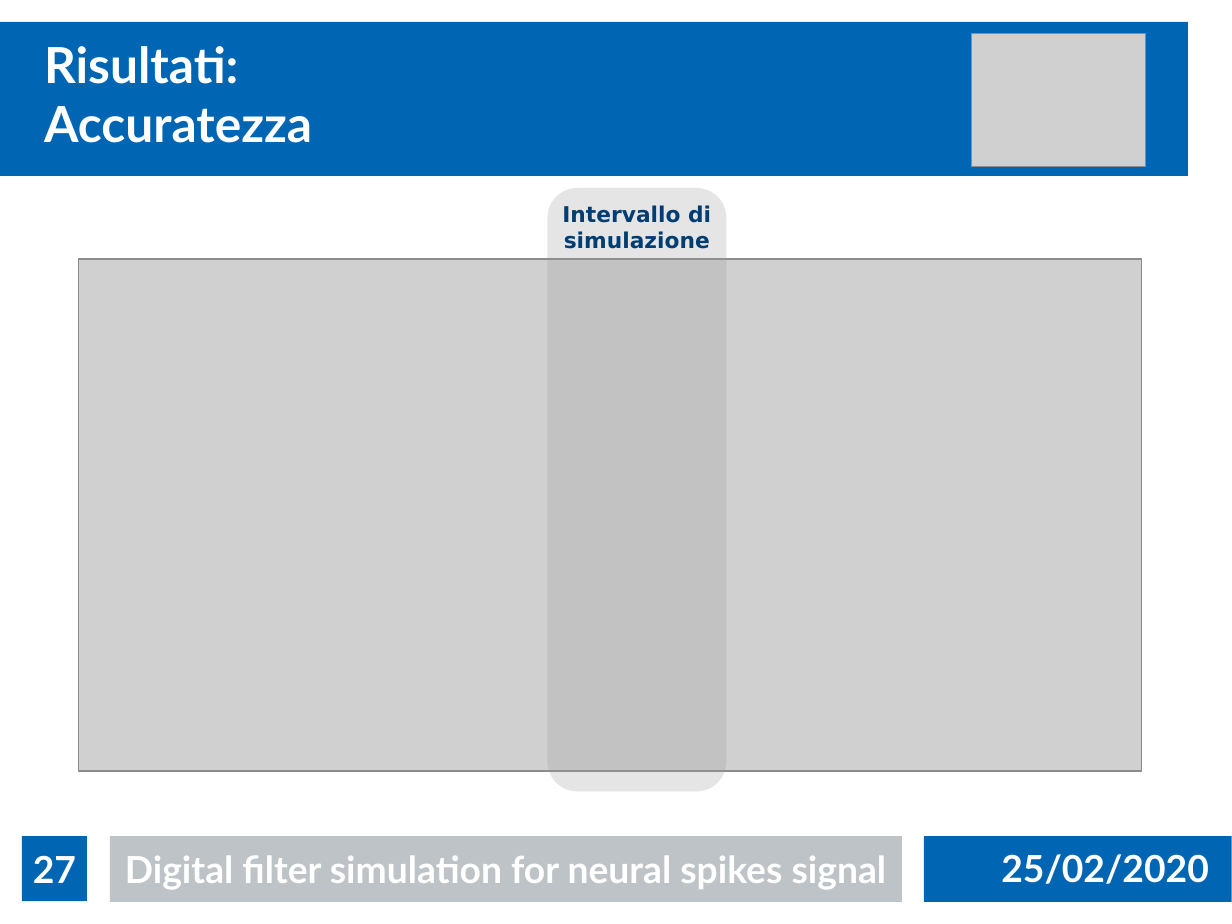
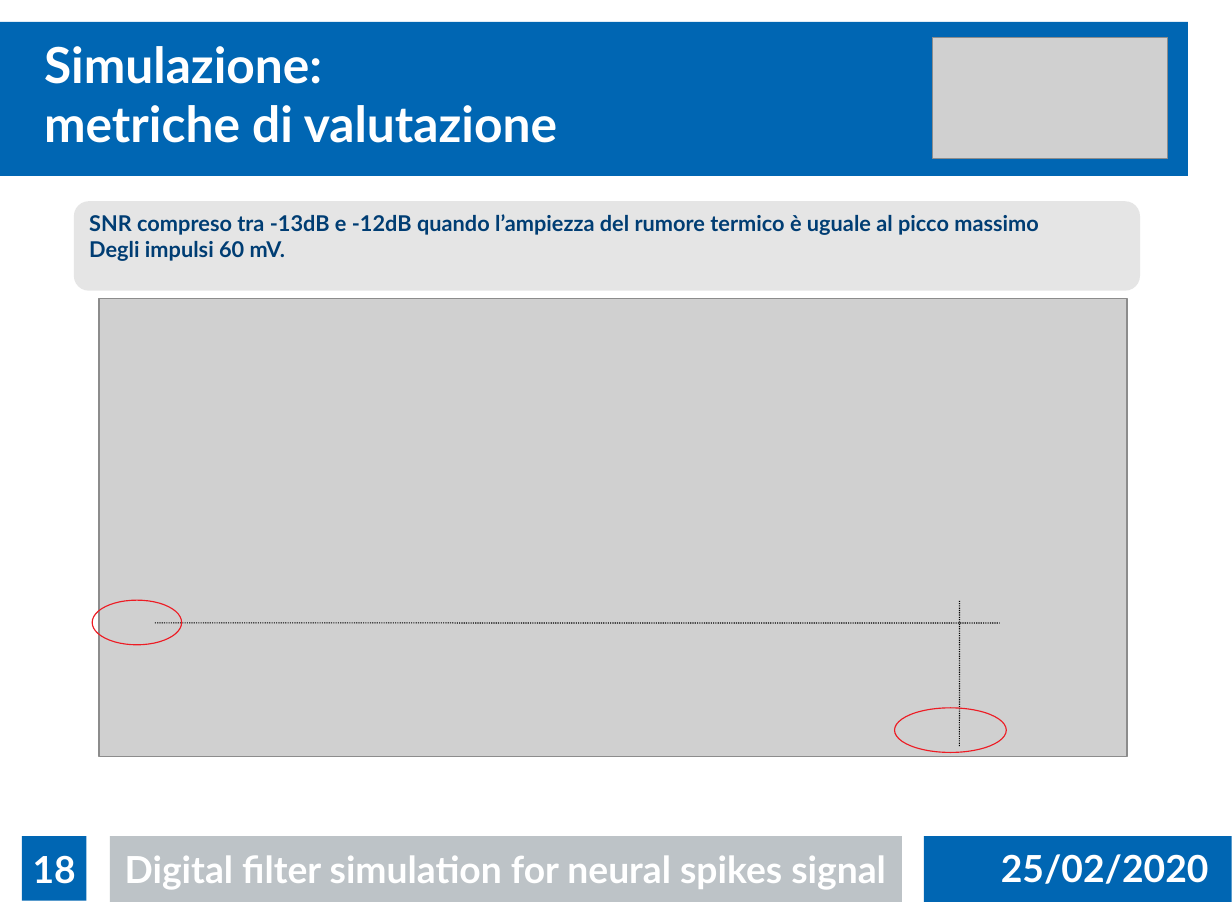
Before and after one commit to AlfreG/neuralSpikes, a slide deck: slide 18 of poc/presentazione.ppt (slide 27 before the commit). Drawn at 1232x924 pixels with LibreOffice and Linux fonts; fonts in the diff are those of the drawing; grey boxes stand for pictures. Boxes give left, top, right and bottom in pixels: in the first picture for what was removed or moved away, otherwise in the second. Text is boxed around its words. In the diff, an @@ line names an element or a change of style, - is before the commit and + after.

Commit message:
slides: grafici accuratezza al variare SNR aggiornati con soglia variabile in base al test

```diff
--- a/poc/presentazione.ppt
+++ b/poc/presentazione.ppt
@@ title at (x1=44, y1=46, x2=557, y2=143): text changed @@
-Risultati:
-Accuratezza
+Simulazione:
+metriche di valutazione
@@ picture resized from (x1=972, y1=34, x2=1146, y2=167) to (x1=932, y1=38, x2=1168, y2=159) @@
@@ rounded rectangle added at (x1=74, y1=201, x2=1140, y2=291), fill #999999 at 25% opacity, 14 pt, text #003D73, bold @@
+SNR compreso tra -13dB e -12dB quando l’ampiezza del rumore termico è uguale al picco massimo
+Degli impulsi 60 mV.
@@ freeform shape removed at (x1=548, y1=188, x2=727, y2=792) @@
-Intervallo di
-simulazione
@@ picture resized from (x1=78, y1=259, x2=1141, y2=771) to (x1=99, y1=298, x2=1128, y2=757) @@
@@ ellipse added at (x1=92, y1=600, x2=181, y2=645), outline #ED1C24 0.74 pt @@
@@ line added from (155, 623) to (999, 623), #000000 0.74 pt dashed @@
@@ line added from (960, 747) to (960, 600), #000000 0.74 pt dashed @@
@@ ellipse added at (x1=895, y1=708, x2=1007, y2=752), outline #ED1C24 0.74 pt @@
@@ page number at (x1=33, y1=855, x2=76, y2=884): text changed @@
-27
+18
```
Also in this commit, not shown: 14 other slides changed, 2 slides removed.
